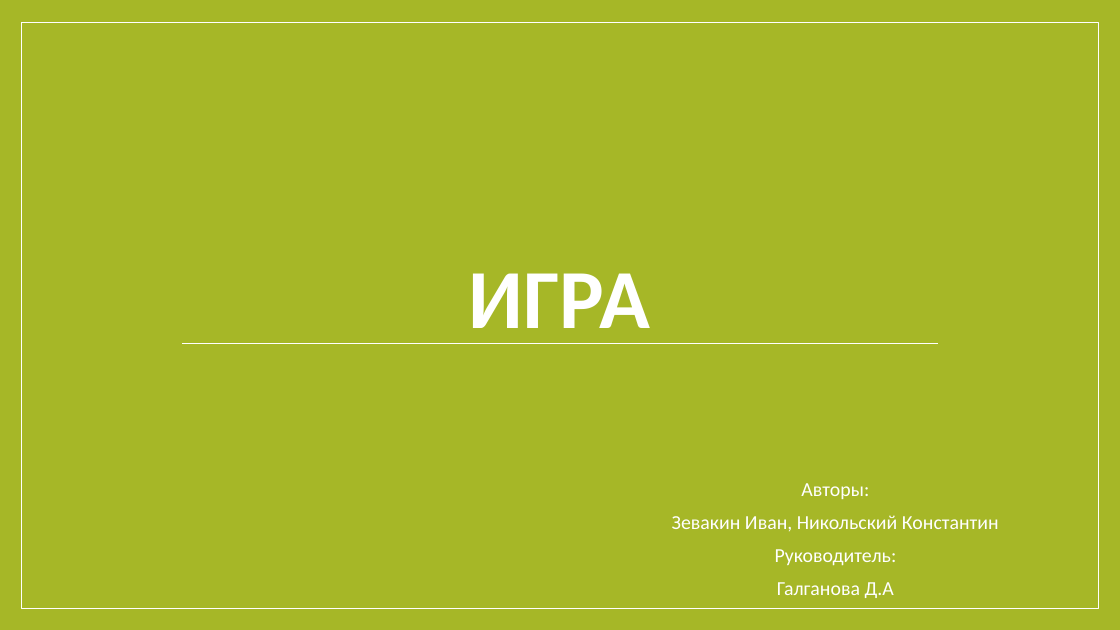
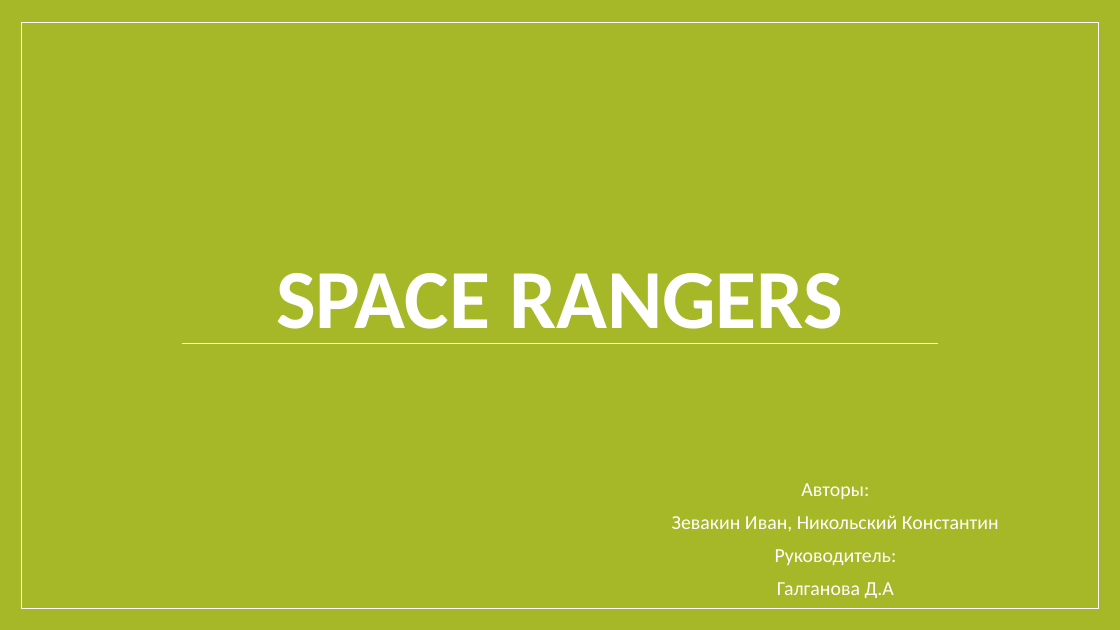
Before and after one commit to Proksima1/Game, a slide deck: slide 1 of Игра_проект.pptx. Drawn at 1120x630 pixels with LibreOffice and Linux fonts; fonts in the diff are those of the drawing. Boxes give left, top, right and bottom in pixels: in the first picture for what was removed or moved away, otherwise in the second. Text is boxed around its words. In the diff, an @@ line names an element or a change of style, - is before the commit and + after.

```diff
--- a/Игра_проект.pptx
+++ b/Игра_проект.pptx
@@ title at (276,273,843,344): text changed @@
-ИГРА
+SPACE RANGERS
```
Also in this commit, not shown: 1 other file.
